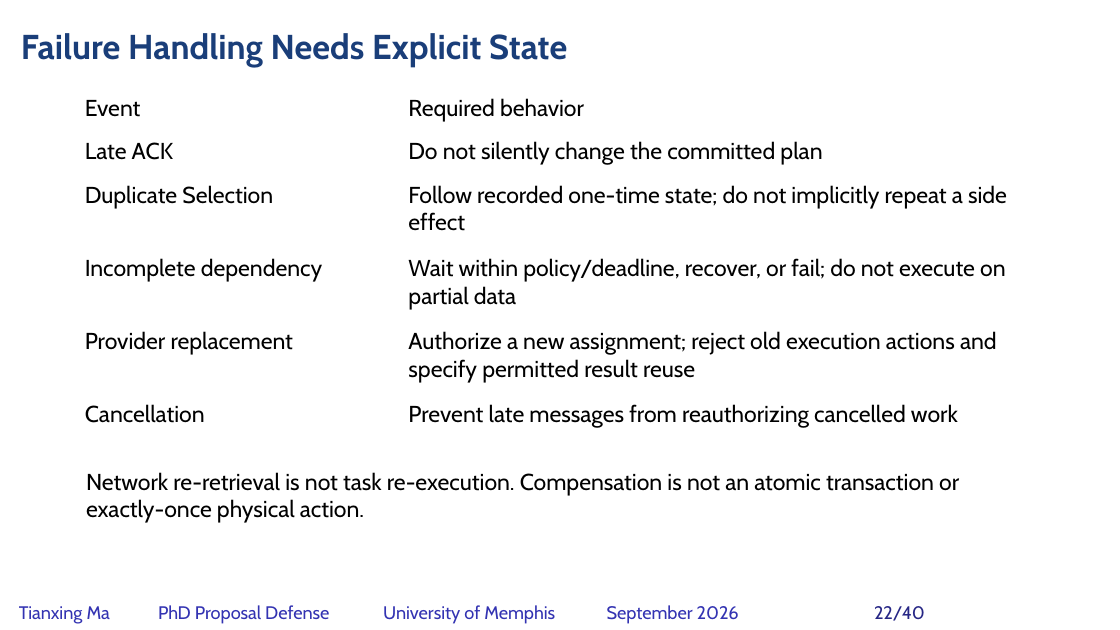
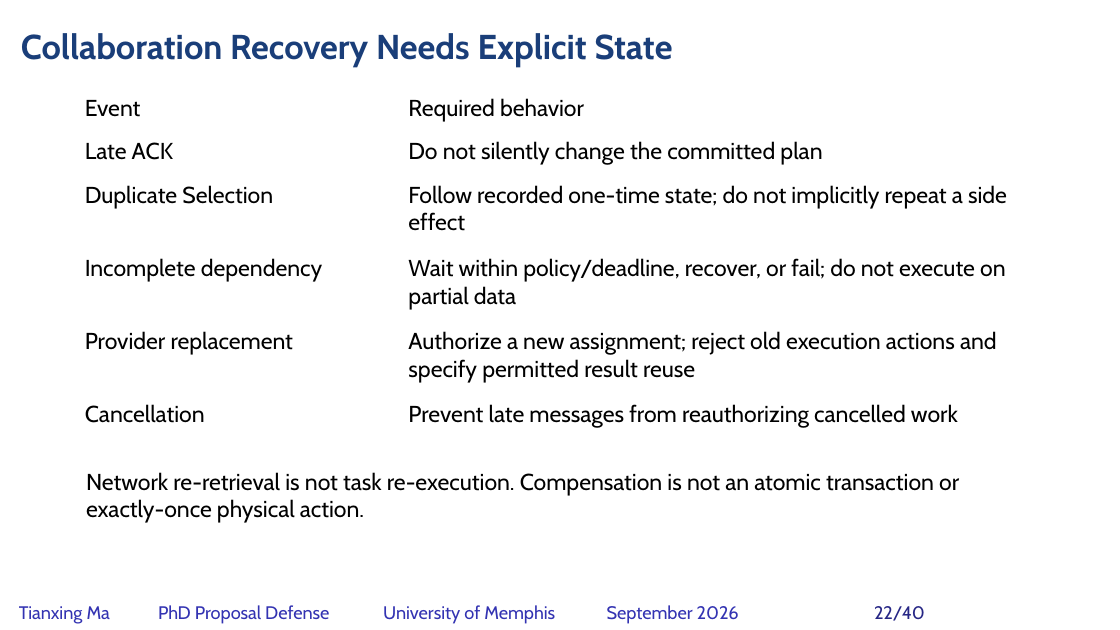
Before and after one commit to matianxing1992/NDN_Service_Framework, a slide deck: slide 22 of docs/PAPER/proposal-defense/slides/NDNSF_proposal_hybrid_editable.pptx. Drawn at 1120x630 pixels with LibreOffice and Linux fonts; fonts in the diff are those of the drawing; background and template pictures are left out. Boxes give left, top, right and bottom in pixels: in the first picture for what was removed or moved away, otherwise in the second. Text is boxed around its words. In the diff, an @@ line names an element or a change of style, - is before the commit and + after.

Commit message:
docs: separate invocation foundation from collaboration research

```diff
--- a/docs/PAPER/proposal-defense/slides/NDNSF_proposal_hybrid_editable.pptx
+++ b/docs/PAPER/proposal-defense/slides/NDNSF_proposal_hybrid_editable.pptx
@@ text at box(21, 33, 673, 67): text changed @@
-Failure Handling Needs Explicit State
+Collaboration Recovery Needs Explicit State
```
Also in this commit, not shown: 7 other slides changed, 2 slides added, 2 slides removed, 26 other files.
